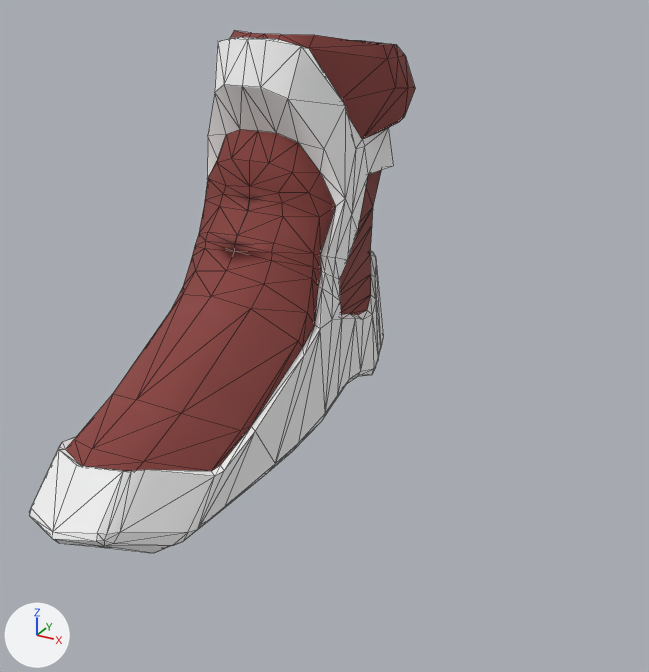
The glTF model foot/Silk_Slippers/silk_slippers.glb: old version first, new version second.
Rendered twice from a 50 mm camera at (0.181, -0.382, 0.231) aimed at (0.001, -0.054, 0.067). Arrows for +X, +Y and +Z are at lower left; the lights stay in place. Mesh edges are drawn as thin lines. Where no turn or scale is listed for an object, it has been applied to the vertices. Vertices at the same position are counted once.

Names of what the first picture shows: 'silk_slippers'.
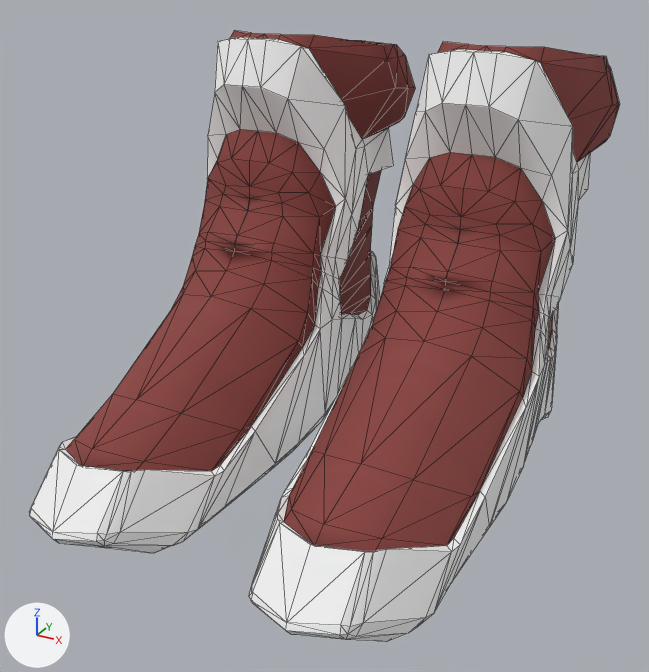
Where the newer file only moved an object's origin or applied its transform, the numbers keep the older frame.

Boxes (x1, y1, x2, y2) around the edits, measured in the pictures (649 x 672 px):
'silk_slippers', reshaped (53% wider, 17% taller): before (29, 31, 415, 553); after (29, 31, 620, 642)
part 1 of me_shoe_var1_vert_023, added: after (249, 42, 620, 642)

The change, as a diff of the scene's bpy script:
```diff
--- a/foot/Silk_Slippers/silk_slippers.glb.py
+++ b/foot/Silk_Slippers/silk_slippers.glb.py
@@ me_shoe_var1_vert_023 @@
 # used by ob_silk_slippers; location = (0.0535, -0.0306, 0.0581)
-me_shoe_var1_vert_023.from_pydata(...)  # 380 vertices, 715 faces; spans x -0.149..-0.065, y -0.147..0.124, z -0.065..0.134
+me_shoe_var1_vert_023.from_pydata(...)  # 758 vertices, 1430 faces; spans x -0.149..0.042, y -0.147..0.124, z -0.065..0.134
+# me_shoe_var1_vert_023 part 1: a new loose piece of 379 vertices spanning x -0.042..0.042, y -0.147..0.124, z -0.065..0.134
 me_shoe_var1_vert_023.materials.append(mat_silk_slippers)
```
